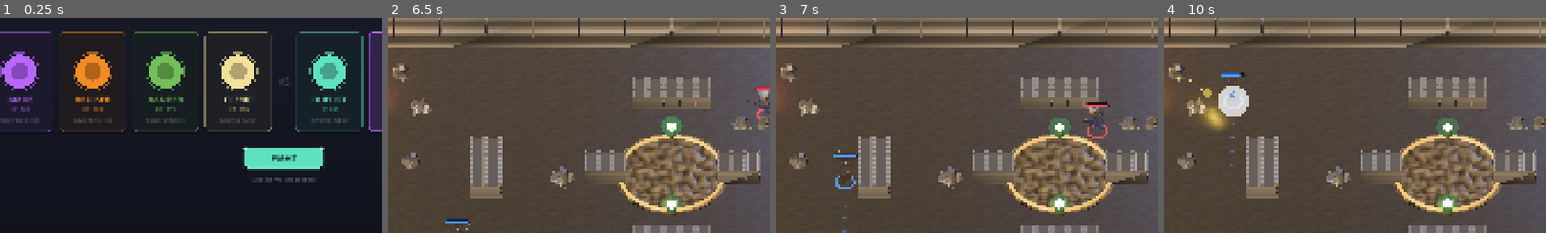
Above: before the commit, frames 1-4 (left to right).
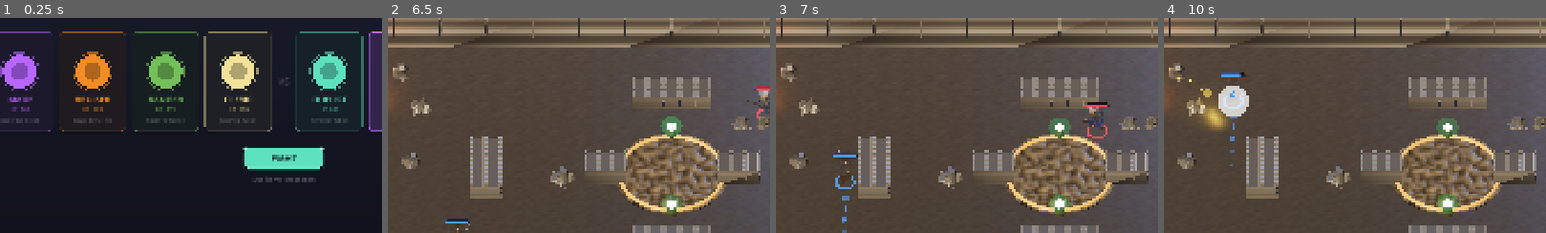
Above: after the commit, the same moments.

Repository: johnWard12/arena-game-godot
Game: Godot game, scene res://scenes/CharSelect.tscn
The game is run twice, just before and just after one commit, with the same random seed, the same clock (stepped at 60 frames per second) and the same inputs.
Inputs (mouse positions are % of the whole screen's width and height, from its top left):
- Up to frame 1 (0.25 s): no input
- Up to frame 2 (6.5 s): tap Enter at 0.5, 2, 3.5 s; move the mouse to (72, 45) at 0.52 s; hold D 0.53-1.25 s; tap Backspace at 0.6 s; click (72, 45) at 0.67 s; tap Space at 0.77, 1.25, 2.75, 3.77, 4.25 s; drag from (30, 55) to (45, 70) at 1.27 s; move the mouse to (60, 28) at 2.02 s; hold D 2.03-2.75 s; tap Q at 2.1 s; drag from (45, 70) to (20, 35) at 2.77 s; move the mouse to (80, 65) at 3.52 s; hold A 3.53-4.25 s; tap Shift at 3.6 s; drag from (20, 35) to (35, 25) at 4.27 s; move the mouse to (55, 50) at 5.02 s; hold S 5.03-5.75 s; tap G at 5.1 s; click (55, 50) at 5.17 s; drag from (35, 25) to (30, 55) at 5.77 s
- Up to frame 3 (7 s): move the mouse to (72, 45) at 6.52 s; hold W from 6.53 s (still down); tap E at 6.6 s; tap Space at 6.77 s
- Up to frame 4 (10 s): release W at 7.25 s; drag from (30, 55) to (45, 70) at 7.27 s; move the mouse to (60, 28) at 8.02 s; hold S 8.03-8.75 s; tap F at 8.1 s; drag from (45, 70) to (20, 35) at 8.77 s; move the mouse to (80, 65) at 9.52 s; hold W from 9.53 s (still down); tap R at 9.6 s; click (80, 65) at 9.67 s; tap Space at 9.77 s
The pictures show only the part of the screen within x 13-63%, y 17-67%; the shares and areas given below are measured in that part.

Frames 1-2 are identical in both runs. In frame 3, less than 0.1% of the frame differs, in the area x 17-20%, y 82-96%; in frame 4, less than 0.1%.

Commit message:
Cross-cutting ability FX: motion trails, cast gathers, 3D parry ring, real knockup lift, camo ghosting
Five character-side effects that each upgrade several abilities at once
(EntityView3D.gd):

- Motion trails: team-color streaks shed in world space during any dash or
  lunge — covers Duelist's Lunge, Bruiser's Seismic Slam charge, Ranger's
  Disengage recoil, and the universal dodge dash in one mechanism.
- Cast gather: warm motes converging on the chest during every cast
  wind-up (Strike, Lunge, Throw, Bolt, Pierce, Mending, Rain, Void
  Collapse...) so charging an ability visibly telegraphs.
- Parry: a spinning bright-blue guard ring at chest height during the
  parry window — the 3D read of what was previously a 2D-only circle.
- Knockup: launched fighters now actually leave the ground, arcing up
  ~0.85m and back down over the knockup duration. Seismic Slam's signature
  airborne state existed only in the sim's numbers before this.
- Camouflage: the Ranger's model itself now goes translucent (35% alpha
  via the per-instance materials) while cloaked, restoring cleanly when it
  ends — previously only a shimmer ring hinted at the stealth state.

Diff:
--- a/godot_project/scripts/EntityView3D.gd
+++ b/godot_project/scripts/EntityView3D.gd
@@ -90,6 +90,16 @@
 var _slash_mesh: ImmediateMesh
 var _slash_mat: StandardMaterial3D
 
+# Cross-cutting character FX, each shared by several abilities:
+# - motion trail: team-color streaks shed during any dash/lunge (Duelist
+#   Lunge, Bruiser Seismic, Ranger Disengage recoil, the universal dash)
+# - cast gather: particles converging on the chest during any wind-up
+# - parry ring: a bright guard ring during the parry window
+var _motion_trail: GPUParticles3D
+var _cast_gather: GPUParticles3D
+var _parry_ring: MeshInstance3D
+var _parry_ring_mat: StandardMaterial3D
+
 var _freeze_pivot: Node3D
 var _freeze_shards: Array[MeshInstance3D] = []
 
@@ -152,6 +162,9 @@
 	_model.rotation.y = PI
 	_collect_char_materials(_model)
 	_build_slash_arc()
+	_build_motion_trail()
+	_build_cast_gather()
+	_build_parry_ring()
 
 	_anim = _find_anim_player(_model)
 	if _anim != null:
@@ -696,6 +709,102 @@
 	for child in node.get_children():
 		_collect_char_materials(child)
 
+# Team-color streaks shed in world space while dashing/lunging — sells the
+# burst of speed on every gap-closer and dodge in the game.
+func _build_motion_trail():
+	_motion_trail = GPUParticles3D.new()
+	_motion_trail.amount = 30
+	_motion_trail.lifetime = 0.3
+	_motion_trail.local_coords = false
+	_motion_trail.emitting = false
+	_motion_trail.position = Vector3(0, 0.55, 0)
+	var pm := ParticleProcessMaterial.new()
+	pm.emission_shape = ParticleProcessMaterial.EMISSION_SHAPE_SPHERE
+	pm.emission_sphere_radius = 0.25
+	pm.gravity = Vector3.ZERO
+	pm.initial_velocity_min = 0.0
+	pm.initial_velocity_max = 0.15
+	pm.scale_min = 0.6
+	pm.scale_max = 1.2
+	var col = entity.base_color
+	var ramp := Gradient.new()
+	ramp.set_color(0, Color(col.r, col.g, col.b, 0.8))
+	ramp.set_color(1, Color(col.r, col.g, col.b, 0.0))
+	var ramp_tex := GradientTexture1D.new()
+	ramp_tex.gradient = ramp
+	pm.color_ramp = ramp_tex
+	_motion_trail.process_material = pm
+	var quad := QuadMesh.new()
+	quad.size = Vector2(0.16, 0.16)
+	var qmat := StandardMaterial3D.new()
+	qmat.shading_mode = BaseMaterial3D.SHADING_MODE_UNSHADED
+	qmat.transparency = BaseMaterial3D.TRANSPARENCY_ALPHA
+	qmat.billboard_mode = BaseMaterial3D.BILLBOARD_ENABLED
+	qmat.vertex_color_use_as_albedo = true
+	qmat.emission_enabled = true
+	qmat.emission = col
+	qmat.emission_energy_multiplier = 1.5
+	quad.material = qmat
+	_motion_trail.draw_pass_1 = quad
+	add_child(_motion_trail)
+
+# Warm motes converging on the chest during any cast wind-up — every
+# wind-up ability across every class now telegraphs "charging something".
+func _build_cast_gather():
+	_cast_gather = GPUParticles3D.new()
+	_cast_gather.amount = 16
+	_cast_gather.lifetime = 0.35
+	_cast_gather.emitting = false
+	_cast_gather.position = Vector3(0, 1.0, 0)
+	var pm := ParticleProcessMaterial.new()
+	pm.emission_shape = ParticleProcessMaterial.EMISSION_SHAPE_SPHERE_SURFACE
+	pm.emission_sphere_radius = 0.7
+	pm.gravity = Vector3.ZERO
+	pm.initial_velocity_min = 0.0
+	pm.initial_velocity_max = 0.1
+	pm.radial_accel = Vector2(-16.0, -12.0)
+	var gcol = Color(1.0, 0.9, 0.6)
+	var ramp := Gradient.new()
+	ramp.set_color(0, Color(gcol.r, gcol.g, gcol.b, 0.0))
+	ramp.set_color(1, Color(gcol.r, gcol.g, gcol.b, 0.9))
+	var ramp_tex := GradientTexture1D.new()
+	ramp_tex.gradient = ramp
+	pm.color_ramp = ramp_tex
+	_cast_gather.process_material = pm
+	var quad := QuadMesh.new()
+	quad.size = Vector2(0.07, 0.07)
+	var qmat := StandardMaterial3D.new()
+	qmat.shading_mode = BaseMaterial3D.SHADING_MODE_UNSHADED
+	qmat.transparency = BaseMaterial3D.TRANSPARENCY_ALPHA
+	qmat.billboard_mode = BaseMaterial3D.BILLBOARD_ENABLED
+	qmat.vertex_color_use_as_albedo = true
+	qmat.emission_enabled = true
+	qmat.emission = gcol
+	qmat.emission_energy_multiplier = 2.0
+	quad.material = qmat
+	_cast_gather.draw_pass_1 = quad
+	add_child(_cast_gather)
+
+# Bright blue guard ring at chest height during the parry window — the 3D
+# read of the old 2D-only parry circle.
+func _build_parry_ring():
+	_parry_ring = MeshInstance3D.new()
+	var torus := TorusMesh.new()
+	torus.inner_radius = 0.5
+	torus.outer_radius = 0.56
+	_parry_ring.mesh = torus
+	_parry_ring.position = Vector3(0, 0.9, 0)
+	_parry_ring_mat = StandardMaterial3D.new()
+	_parry_ring_mat.shading_mode = BaseMaterial3D.SHADING_MODE_UNSHADED
+	_parry_ring_mat.transparency = BaseMaterial3D.TRANSPARENCY_ALPHA
+	_parry_ring_mat.albedo_color = Color(0.3, 0.7, 1.0, 0.7)
+	_parry_ring_mat.emission_enabled = true
+	_parry_ring_mat.emission = Color(0.3, 0.7, 1.0)
+	_parry_ring_mat.emission_energy_multiplier = 2.0
+	_parry_ring.material_override = _parry_ring_mat
+	_parry_ring.visible = false
+	add_child(_parry_ring)
+
 func _build_slash_arc():
 	_slash_mesh = ImmediateMesh.new()
 	_slash = MeshInstance3D.new()
@@ -739,9 +848,12 @@
 	_slash_mesh.surface_end()
 
 # White-hot flash on the actual model when hit — far more readable than a
-# 2D overlay circle, and localized to this instance via _char_mats.
+# 2D overlay circle, and localized to this instance via _char_mats. Also
+# owns Camouflage's ghosting: the model itself goes translucent while
+# invisible_time_left runs, instead of only showing a shimmer ring.
 func _update_char_flash():
 	var flash = clamp(entity.hit_flash_left / 0.25, 0.0, 1.0)
+	var invis = entity.invisible_time_left > 0
 	for mat in _char_mats:
 		if flash > 0.0:
 			mat.emission_enabled = true
@@ -749,6 +861,12 @@
 			mat.emission_energy_multiplier = flash * 1.6
 		else:
 			mat.emission_enabled = false
+		if invis:
+			mat.transparency = BaseMaterial3D.TRANSPARENCY_ALPHA
+			mat.albedo_color.a = 0.35
+		elif mat.albedo_color.a < 1.0:
+			mat.transparency = BaseMaterial3D.TRANSPARENCY_DISABLED
+			mat.albedo_color.a = 1.0
 
 func _find_anim_player(node: Node) -> AnimationPlayer:
 	if node is AnimationPlayer:
@@ -786,6 +904,11 @@
 	rotation = Vector3.ZERO
 
 	position = CoordUtil.to_world(entity.global_position)
+	# Knocked-up fighters actually leave the ground now — an arc that peaks
+	# mid-knockup — instead of being "airborne" only in the sim's numbers.
+	if entity.knockup_time_left > 0:
+		var kpct = clamp(entity.knockup_time_left / Entity.KNOCKUP_DUR, 0.0, 1.0)
+		position.y += sin(kpct * PI) * 0.85
 	var look_dir = Vector3(entity.facing.x, 0.0, entity.facing.y)
 	if look_dir.length() > 0.001:
 		look_at(position + look_dir, Vector3.UP)
@@ -809,6 +932,13 @@
 			shard.scale = Vector3.ONE * (0.85 + chill * 0.25)
 
 	_bloodlust_particles.emitting = entity.bloodlust_time_left > 0
+
+	_motion_trail.emitting = entity.dashing or entity.lunging
+	_cast_gather.emitting = entity.casting != null
+	_parry_ring.visible = entity.parrying
+	if entity.parrying:
+		_parry_ring_mat.emission_energy_multiplier = 2.0 + sin(Time.get_ticks_msec() * 0.03)
+		_parry_ring.rotation.y += delta * 4.0
 
 	if _bladestorm_particles != null:
 		var storming = entity.bladestorm_time_left > 0
